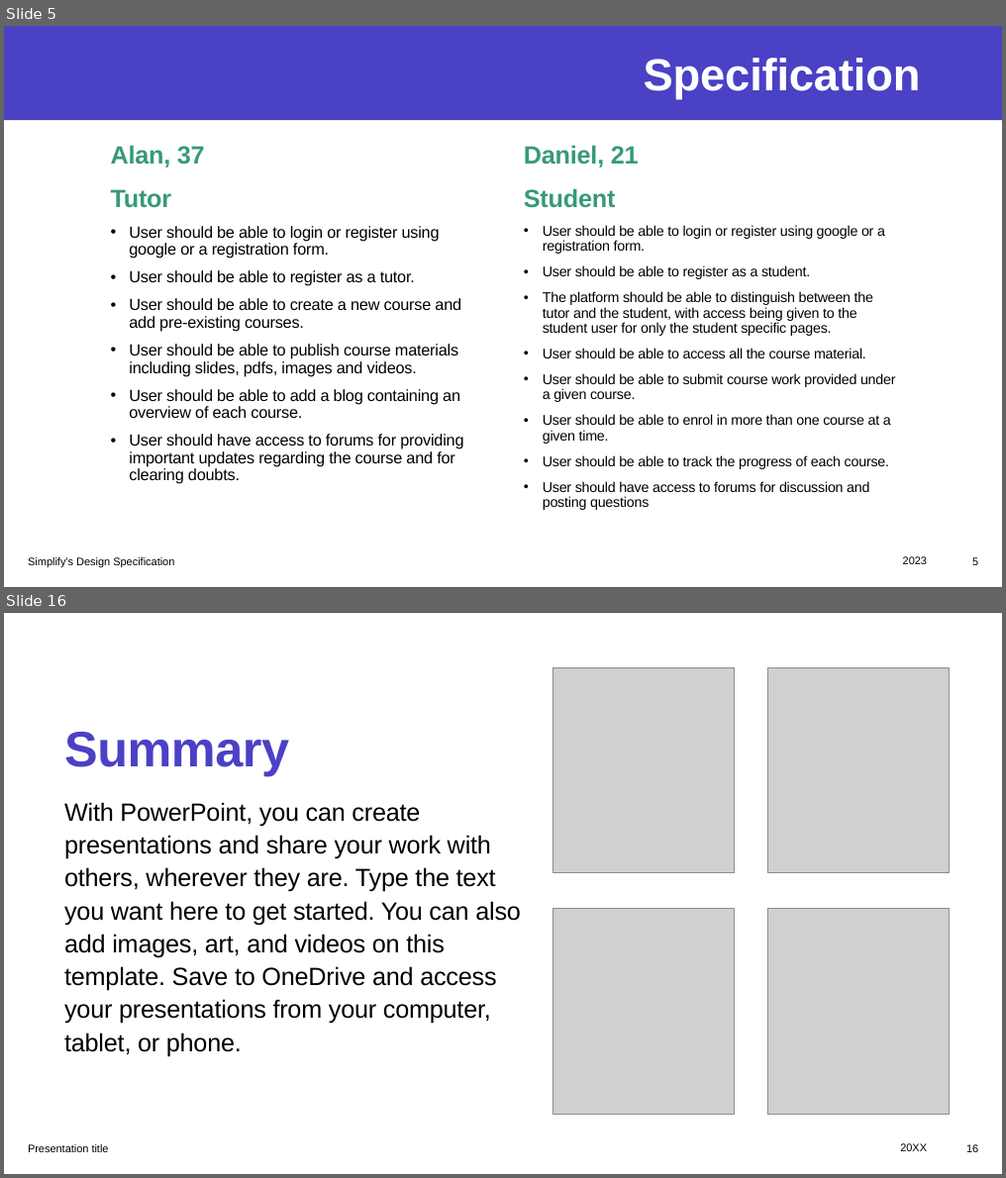
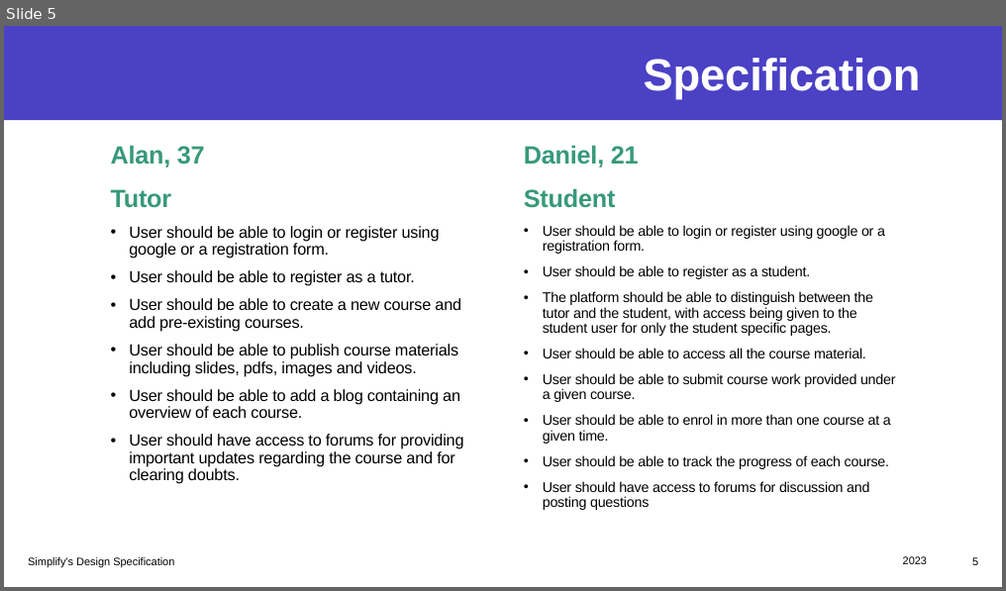
Before and after one commit to praharsh05/ITech-Group, a slide deck: ITech_GP.pptx. Shown one above the other, each under a label of ours: slides 5 and 16 before the commit, slide 5 after it; the slides between them are not shown. The pictures are 1006x1178 and 1006x591 pixels, drawn with LibreOffice and Linux fonts; fonts in the diff are those of the drawing; grey boxes stand for pictures. Boxes give left, top, right and bottom in pixels: in the first picture for what was removed or moved away, otherwise in the second. Text is boxed around its words. In the diff, an @@ line names an element or a change of style, - is before the commit and + after.

```diff
--- a/ITech_GP.pptx
+++ b/ITech_GP.pptx
@@ slide 16 removed at (x1=4, y1=613, x2=1002, y2=1174), background #FFFFFF @@
@@ picture removed at (x1=552, y1=667, x2=734, y2=873) @@
@@ picture removed at (x1=767, y1=667, x2=948, y2=873) @@
@@ title removed at (x1=64, y1=732, x2=289, y2=776) @@
-Summary
@@ text removed at (x1=64, y1=802, x2=521, y2=1057) @@
-With PowerPoint, you can create presentations and share your work with others, wherever they are. Type the text you want here to get started. You can also add images, art, and videos on this template. Save to OneDrive and access your presentations from your computer, tablet, or phone.
@@ picture removed at (x1=552, y1=908, x2=734, y2=1114) @@
@@ picture removed at (x1=767, y1=908, x2=948, y2=1114) @@
@@ text removed at (x1=28, y1=1145, x2=109, y2=1153) @@
-Presentation title
@@ text removed at (x1=900, y1=1144, x2=927, y2=1152) @@
-20XX
@@ page number removed at (x1=966, y1=1145, x2=978, y2=1153) @@
-16
```
Also in this commit, not shown: 3 slides changed, 8 slides added, 8 other slides removed.
